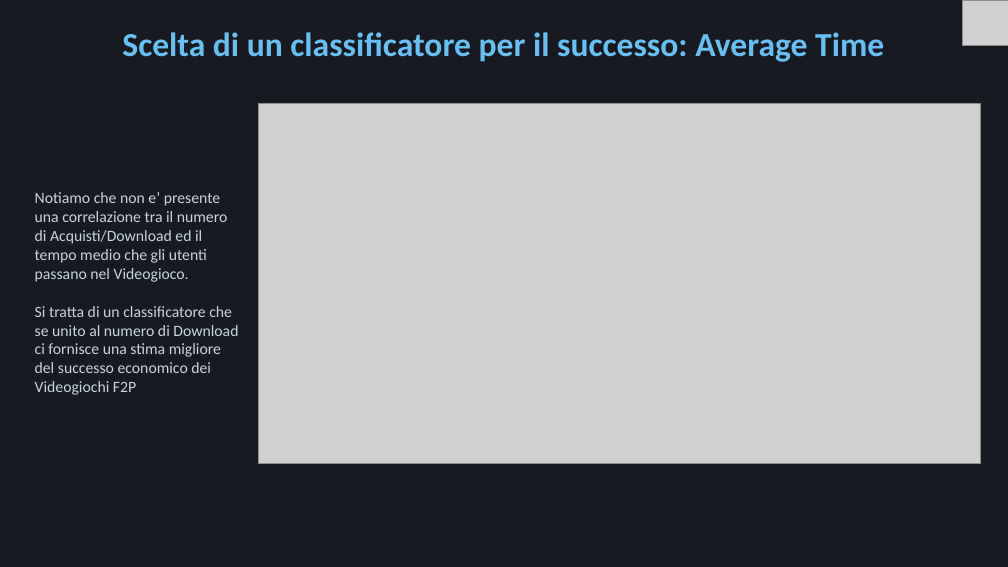
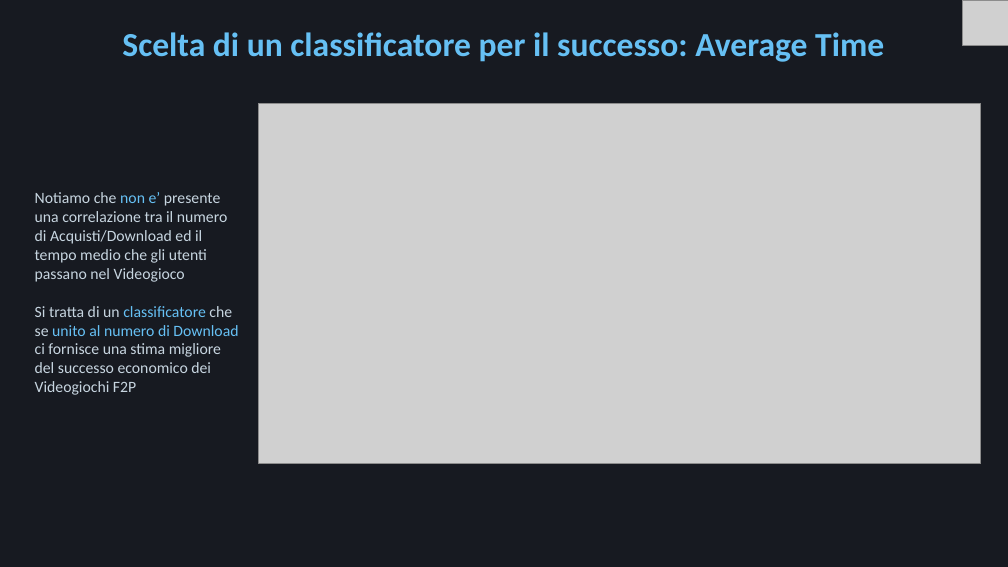
Before and after one commit to Mora11231/VisualizzazioneScientifica, a slide deck: slide 19 of Steam.pptx (slide 17 before the commit). Drawn at 1008x567 pixels with LibreOffice and Linux fonts; fonts in the diff are those of the drawing; grey boxes stand for pictures. Boxes give left, top, right and bottom in pixels: in the first picture for what was removed or moved away, otherwise in the second. Text is boxed around its words. In the diff, an @@ line names an element or a change of style, - is before the commit and + after.

```diff
--- a/Steam.pptx
+++ b/Steam.pptx
@@ text at [35, 192, 227, 282]: text changed @@
-Notiamo che non e’ presente una correlazione tra il numero di Acquisti/Download ed il tempo medio che gli utenti passano nel Videogioco.
+Notiamo che non e’ presente una correlazione tra il numero di Acquisti/Download ed il tempo medio che gli utenti passano nel Videogioco
@@ text at [35, 306, 238, 395]: text colour #C7D5E0 to #66C0F4 in "classificatore unito al numero di Download" @@
```
Also in this commit, not shown: 9 other slides changed, 4 slides added, 1 slide removed, 4 other files.
